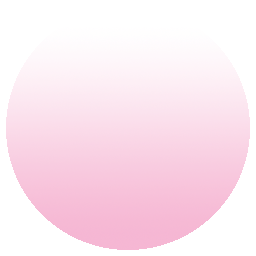
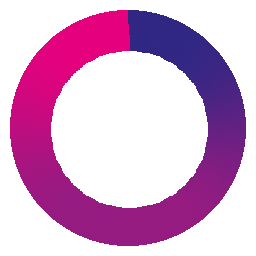
Layer changes from the first 256px x 256px image to the second:
added group "bg Kopie" with 18 layers above "bg" over [6, 10, 250, 250]
added layer "Ebene 17 Kopie 3" in group "bg Kopie" over [35, 35, 222, 222]
added layer "Ebene 17 Kopie 2" in group "bg Kopie" over [24, 24, 232, 232]
added layer "Ebene 17" in group "bg Kopie" over [10, 10, 246, 246]
hid group "bg" (13 layers) over [6, 10, 250, 250]
